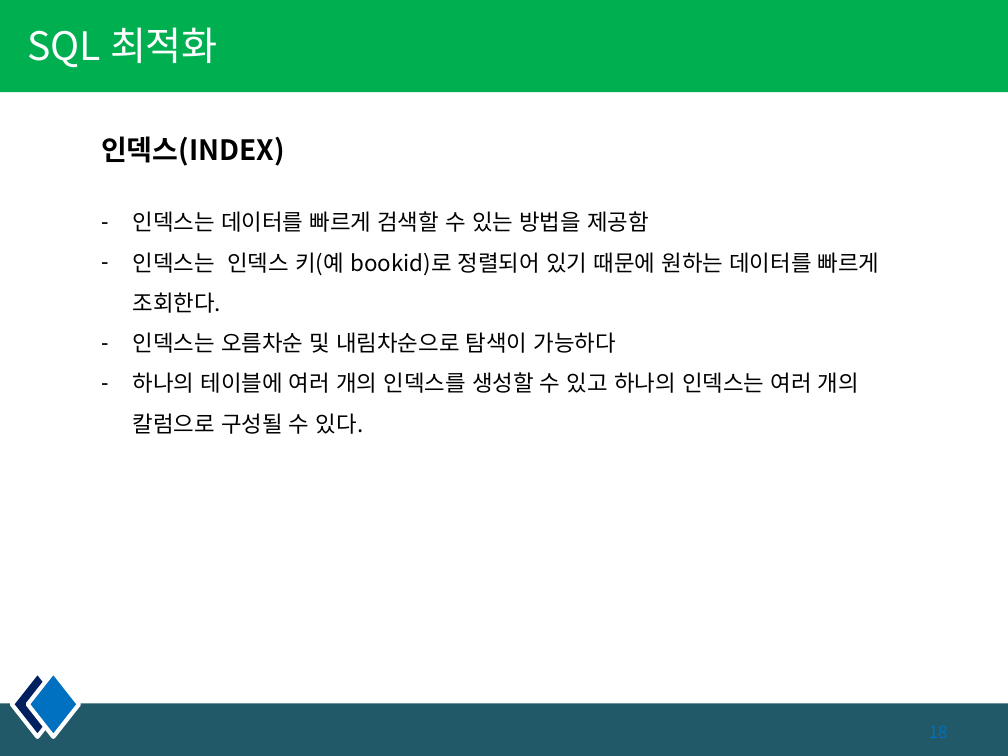
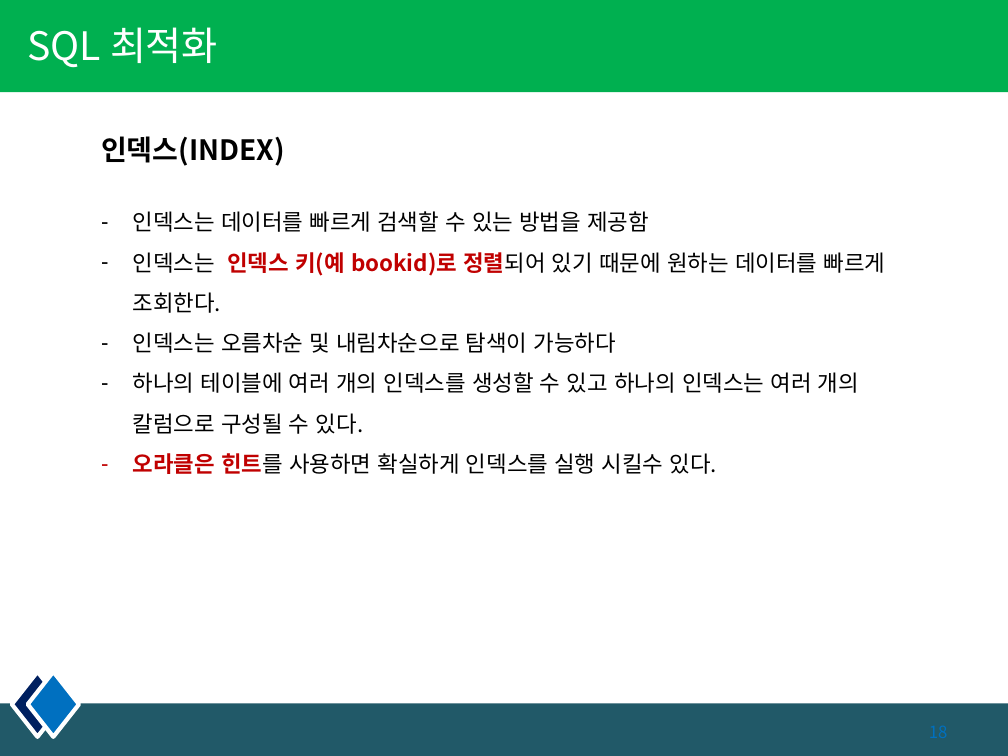
Before and after one commit to kiyongee2/green_project_web, a slide deck: slide 18 of db_ppt/6장. 함수2.pptx. Drawn at 1008x756 pixels with LibreOffice and Linux fonts; fonts in the diff are those of the drawing. Boxes give left, top, right and bottom in pixels: in the first picture for what was removed or moved away, otherwise in the second. Text is boxed around its words. In the diff, an @@ line names an element or a change of style, - is before the commit and + after.

```diff
--- a/db_ppt/6장. 함수2.pptx
+++ b/db_ppt/6장. 함수2.pptx
@@ text at (x1=133, y1=252, x2=885, y2=313): text colour #000000 to #C00000, bold on in "인덱스 키(예 bookid)로 정렬되어" @@
@@ text at (x1=133, y1=453, x2=718, y2=474): paragraph added @@
+– 오라클은 힌트를 사용하면 확실하게 인덱스를 실행 시킬수 있다.
```
Also in this commit, not shown: 2 other slides changed, 2 other files.
